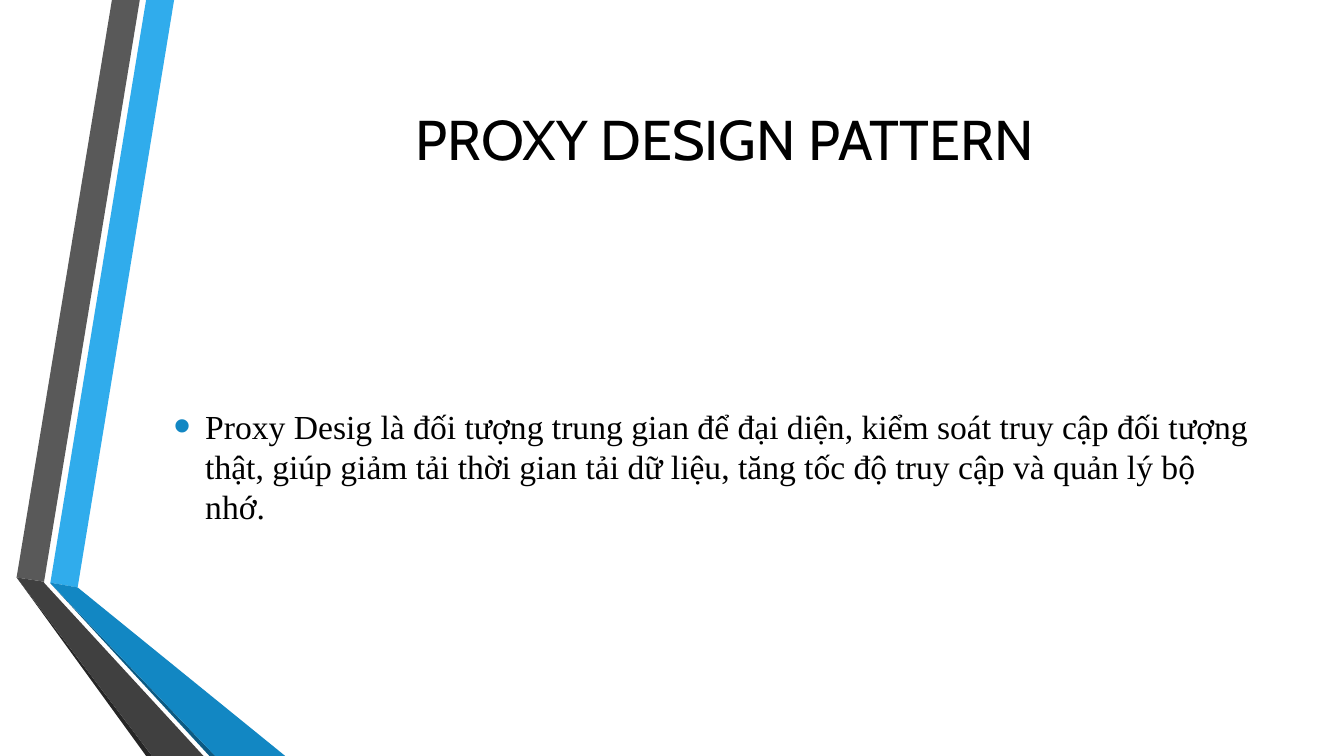
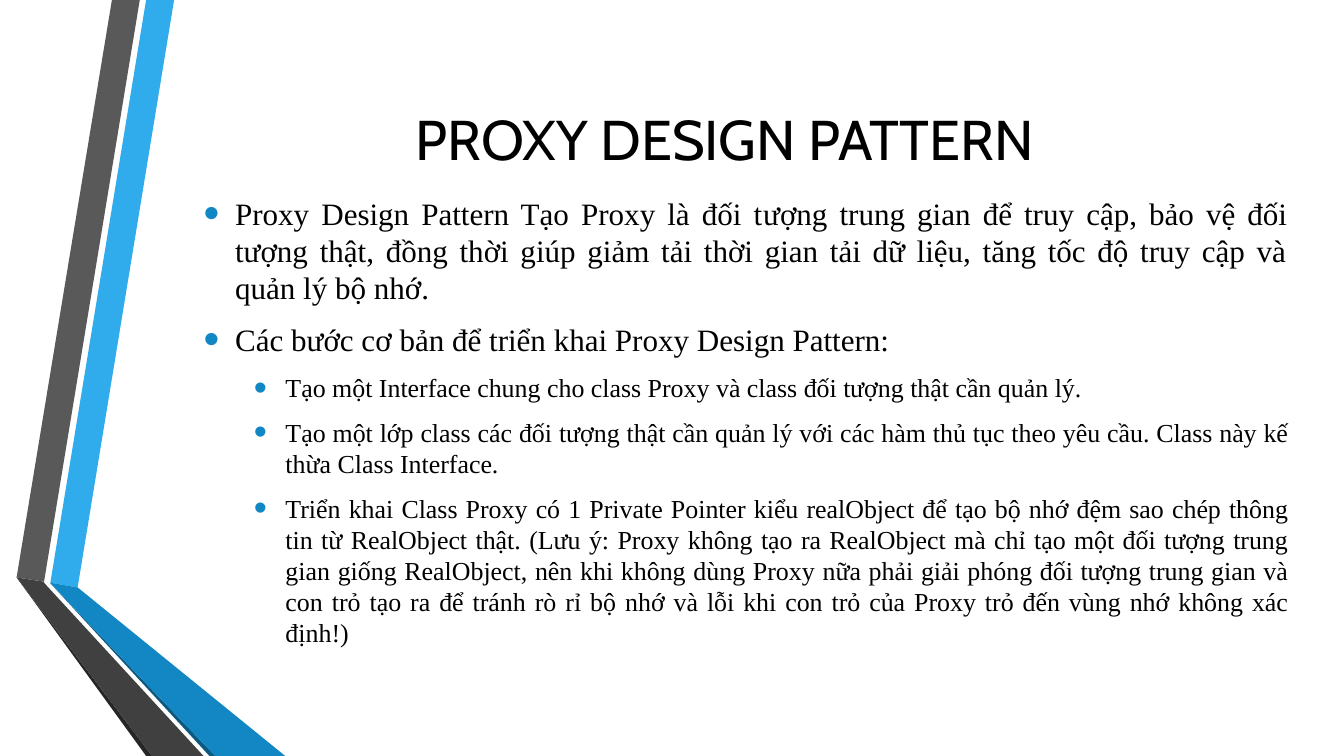
Before and after one commit to dieudoanhut2002/Cpp, a slide deck: slide 7 of DESIGN PATTERN C++.pptx. Drawn at 1344x756 pixels with LibreOffice and Linux fonts; fonts in the diff are those of the drawing; background and template pictures are left out. Boxes give left, top, right and bottom in pixels: in the first picture for what was removed or moved away, otherwise in the second. Text is boxed around its words. In the diff, an @@ line names an element or a change of style, - is before the commit and + after.

```diff
--- a/DESIGN PATTERN C++.pptx
+++ b/DESIGN PATTERN C++.pptx
@@ text at (235,202,1288,647): text changed; size 24 to 18.5 pt @@
-• Proxy Desig là đối tượng trung gian để đại diện, kiểm soát truy cập đối tượng thật, giúp giảm tải thời gian tải dữ liệu, tăng tốc độ truy cập và quản lý bộ nhớ.
+• Proxy Design Pattern Tạo Proxy là đối tượng trung gian để truy cập, bảo vệ đối tượng thật, đồng thời giúp giảm tải thời gian tải dữ liệu, tăng tốc độ truy cập và quản lý bộ nhớ.
+• Các bước cơ bản để triển khai Proxy Design Pattern:
+  • Tạo một Interface chung cho class Proxy và class đối tượng thật cần quản lý.
+  • Tạo một lớp class các đối tượng thật cần quản lý với các hàm thủ tục theo yêu cầu. Class này kế thừa Class Interface.
+  • Triển khai Class Proxy có 1 Private Pointer kiểu realObject để tạo bộ nhớ đệm sao chép thông tin từ RealObject thật. (Lưu ý: Proxy không tạo ra RealObject mà chỉ tạo một đối tượng trung gian giống RealObject, nên khi không dùng Proxy nữa phải giải phóng đối tượng trung gian và con trỏ tạo ra để tránh rò rỉ bộ nhớ và lỗi khi con trỏ của Proxy trỏ đến vùng nhớ không xác định!)
```
Also in this commit, not shown: 3 slides added, 29 other files.
